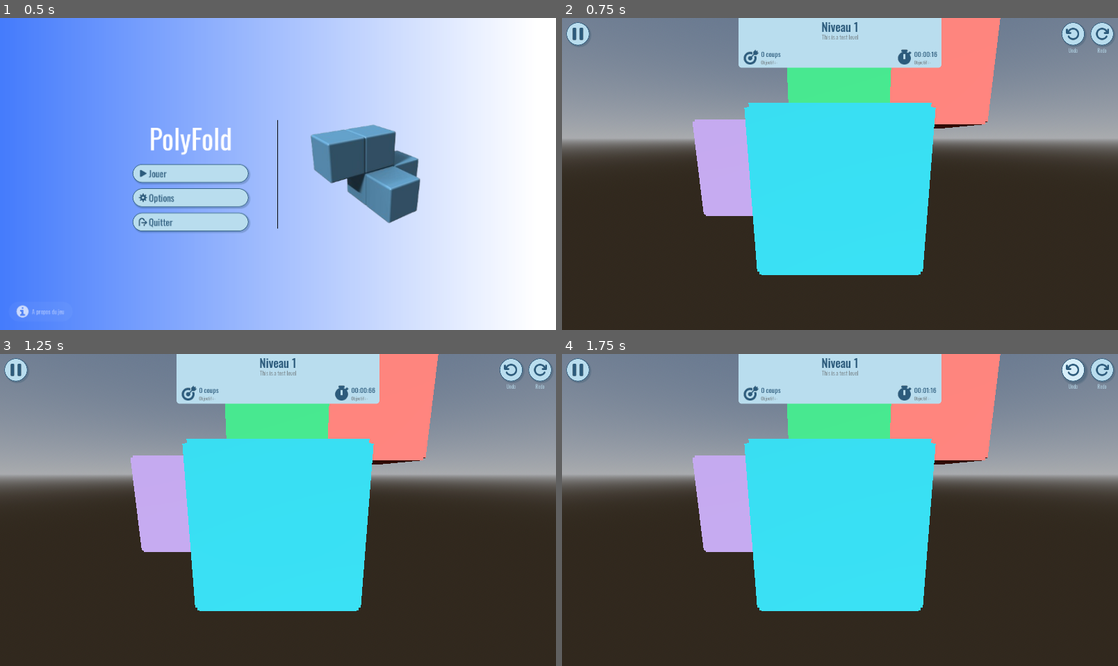
Above: before the commit, frames 1-4 (two rows, left to right).
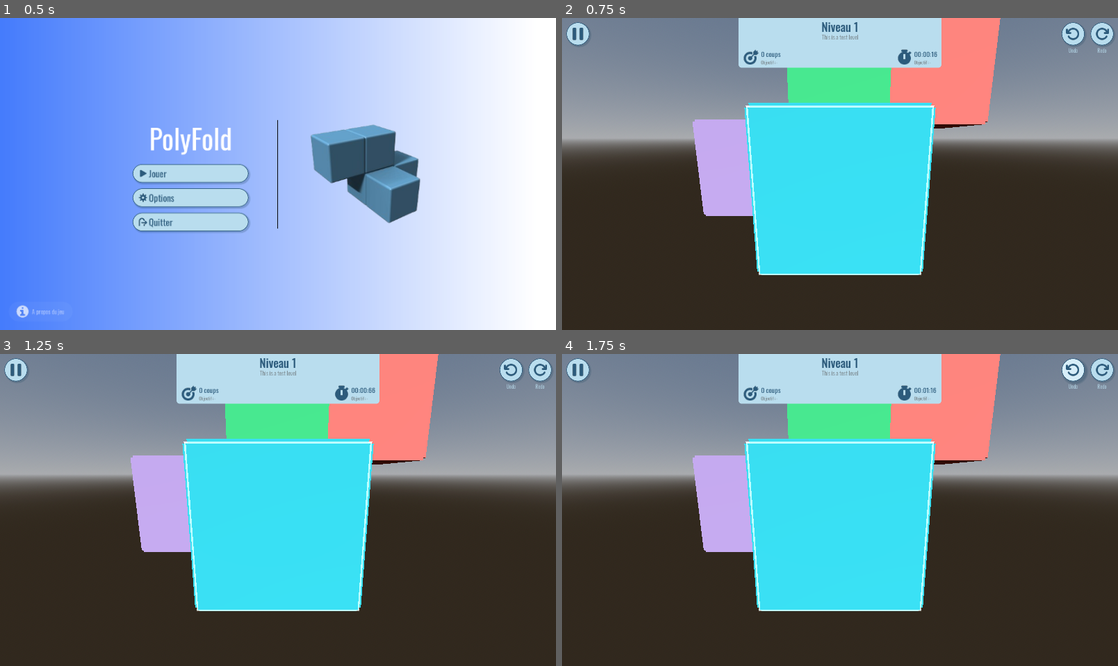
Above: after the commit, the same moments.

Repository: Turnute/PolyFold
Game: Godot game, scene res://scenes/interfaces/Menu.tscn
Same seed, same stepped clock (60 frames per second), same inputs: the game is played once before the commit and once after it.
Inputs (mouse positions are in pixels of both pictures, inside the frame that each line leads up to):
- Up to frame 1 (0.5 s): no input
- Up to frame 2 (0.75 s): click (751, 174) at 0.5 s
- Up to frame 3 (1.25 s): no input
- Up to frame 4 (1.75 s): click (1073, 369) at 1.25 s

Frame 1 is identical in both runs. In frame 2, 0.7% of the frame differs, in the area x 33-67%, y 28-83%; in frame 3, 0.7%; in frame 4, 0.7%.

Commit message:
Show face wireframes on hover
Connect mouse enter and exit signals to toggle the wireframe, decoupling its visibility from face selection.

Diff:
--- a/polyfold/scripts/polycube/Face.gd
+++ b/polyfold/scripts/polycube/Face.gd
@@ -79,6 +79,15 @@
 	createEdges()
 	updateConnectionVisuals()
 
+	$StaticBody3D.mouse_entered.connect(_on_mouse_entered)
+	$StaticBody3D.mouse_exited.connect(_on_mouse_exited)
+
+func _on_mouse_entered():
+	_wireframe.visible = true
+
+func _on_mouse_exited():
+	_wireframe.visible = false
+
 ## Creates the face's edges
 func createEdges() -> void :
 	for i in range(4):
@@ -90,14 +99,12 @@
 	Log.debug("Face " + str(_id_face) + " sélectionnée !")
 	_material.albedo_color = _selectionColor
 	showEdges(true)
-	_wireframe.visible = true
 	_material.emission_enabled = true
 
 ## Called when a face is unselected. Removes highlighting and hides its edges.
 func unselect() -> void:
 	_material.albedo_color = _ogColor
 	showEdges(false)
-	_wireframe.visible = false
 	_material.emission_enabled = false
 
 ## Toggles the face's edge visibility and collision.
